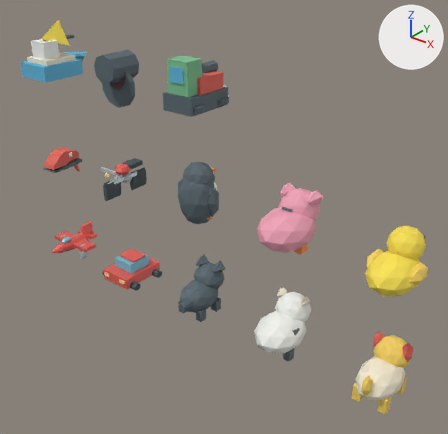
Two versions of the Blender file assets/blender/player-tokens.blend, one commit apart.
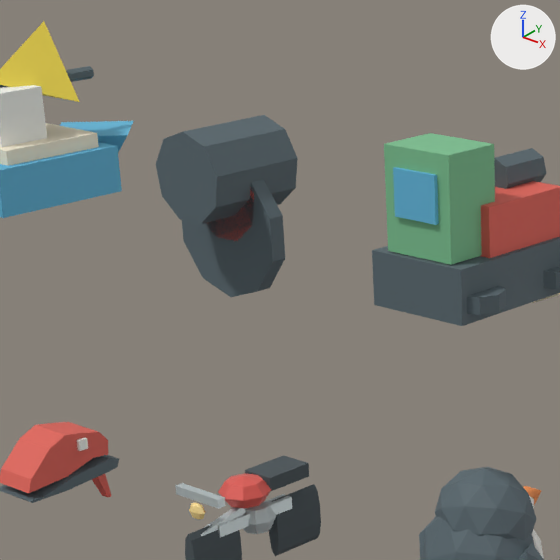
Each version is shown whole from a camera (50 mm lens) standing at (9.42, -6.85, 6.24) and looking at (3.78, 0.2, 1.87), then close up on the part from 10% to 50% of the width and 3% to 44% of the height. Arrows for +X, +Y and +Z are at upper right; the lights stay in place. The first two pictures are the older version.

In view in the first close-up: 'Hat_Band', 'Hat_Brim', 'Hat_Crown', 'HighHeel_Upper', 'Moto_Wheel.001', 'Penguin_Body', 'Penguin_Head', 'Ship_Cabin', 'Ship_Hull', 'Ship_Sail', 'Train_Body', 'Train_Cabin', 'Train_Chassis' and 23 more.
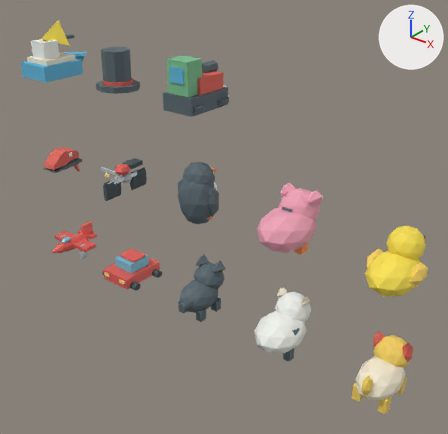
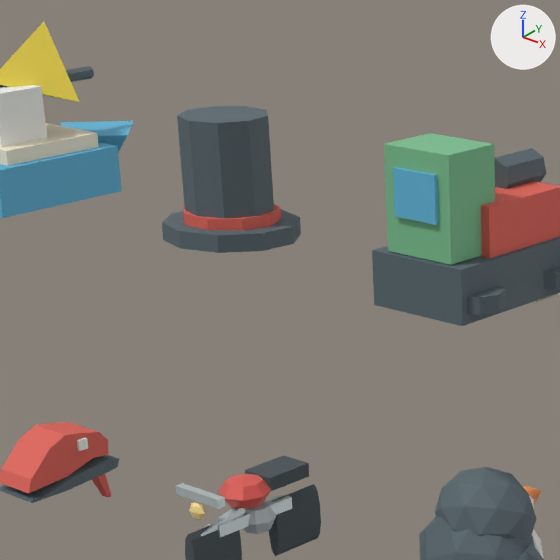
Changed parts and their boxes [x1, y1, x2, y2] in the close-ups (560 x 560 px):
'Hat_Crown', turned
    before: [156, 115, 298, 224]
    after: [177, 106, 274, 218]
'Hat_Brim', turned
    before: [182, 179, 285, 297]
    after: [162, 209, 301, 253]
'Hat_Band', moved, turned, rescaled (mostly hidden before)
    before: [207, 191, 254, 241]
    after: [183, 204, 281, 231]

What the commit changed:
Object 'Hat_Band' (ob_hat_band) moves from (0.0, 0.3, 0.0) to (0.0, 0.177, 0.0).
Object 'Hat_Band' (ob_hat_band) turns from (0, 0, 0) to (-91, 0, 0) degrees about x, y and z.
Object 'Hat_Band' (ob_hat_band) is rescaled from (1.0, 1.0, 1.0) to (1.07, 1.07, 1.07).
Object 'Hat_Brim' (ob_hat_brim) turns from (0, 0, 0) to (-92, 0, 0) degrees about x, y and z.
Object 'Hat_Crown' (ob_hat_crown) turns from (0, 0, 0) to (90, 0, 0) degrees about x, y and z.
